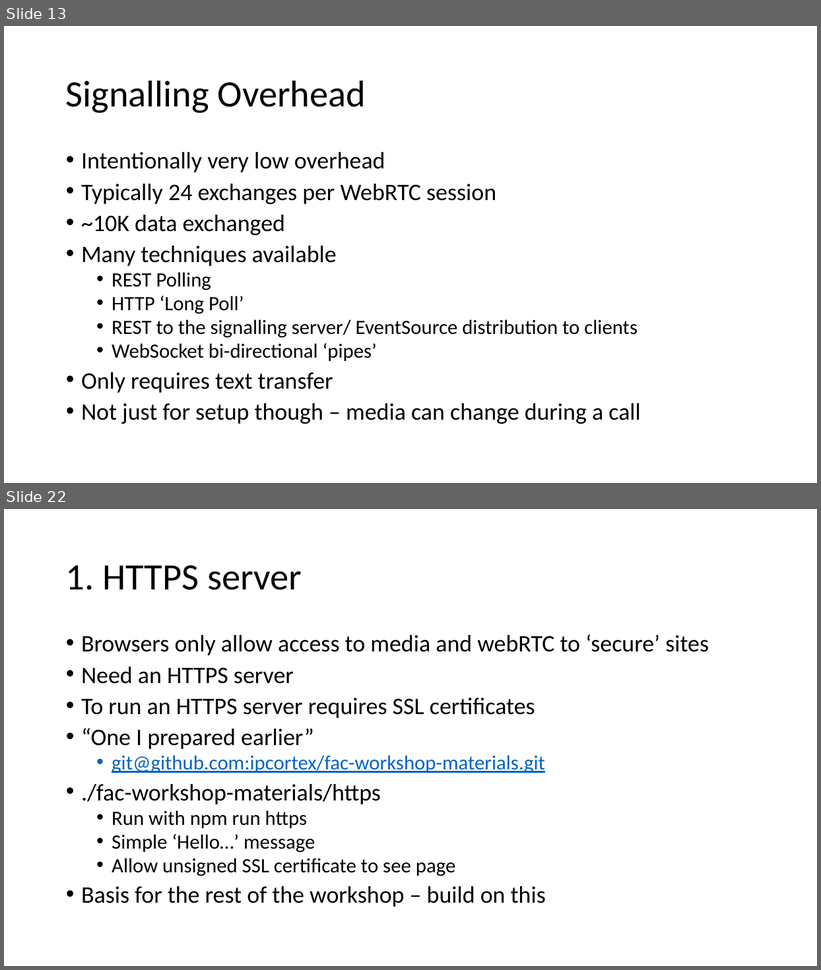
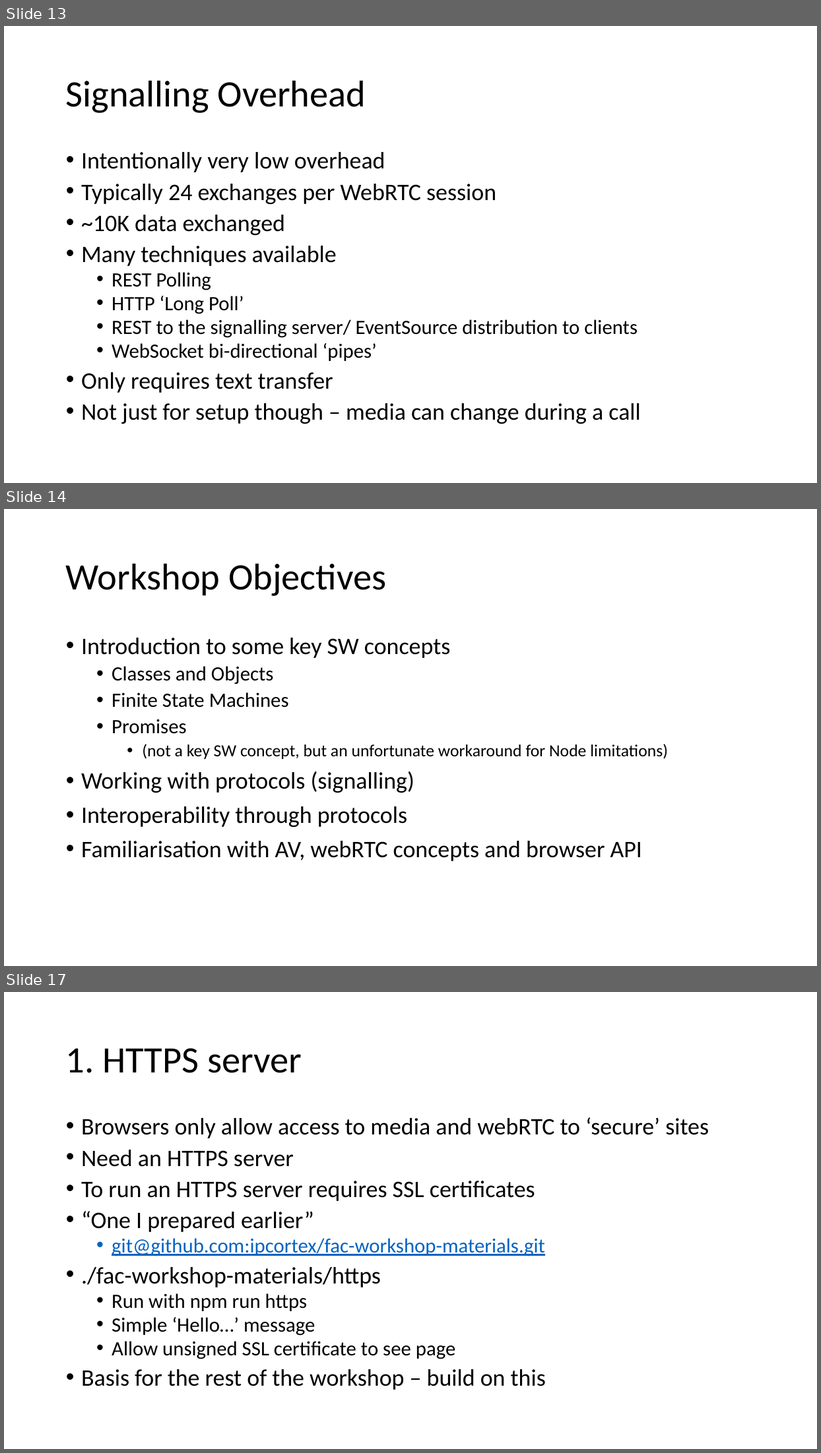
Before and after one commit to ipcortex/fac-workshop-materials, a slide deck: presentations/FAC9 Workshop.pptx. Shown one above the other, each under a label of ours: slides 13 and 22 before the commit, slides 13, 14 and 17 after it; the slides between them are not shown. The pictures are 821x970 and 821x1453 pixels, drawn with LibreOffice and Linux fonts; fonts in the diff are those of the drawing. Boxes give left, top, right and bottom in pixels: in the first picture for what was removed or moved away, otherwise in the second. Text is boxed around its words. In the diff, an @@ line names an element or a change of style, - is before the commit and + after.

```diff
--- a/presentations/FAC9 Workshop.pptx
+++ b/presentations/FAC9 Workshop.pptx
@@ slide 14 added at [4, 509, 817, 966], background #FFFFFF @@
@@ title added at [66, 563, 386, 596], 44 pt, text #000000 @@
+Workshop Objectives
@@ text added at [81, 638, 668, 861], 28 pt, text #000000 @@
+• Introduction to some key SW concepts
+  • Classes and Objects
+  • Finite State Machines
+  • Promises
+    • (not a key SW concept, but an unfortunate workaround for Node limitations)
+• Working with protocols (signalling)
+• Interoperability through protocols
+• Familiarisation with AV, webRTC concepts and browser API
@@ what was slide 22 is now slide 17 @@
```
Also in this commit, not shown: 3 slides changed, 1 other slide added, 1 other file.
